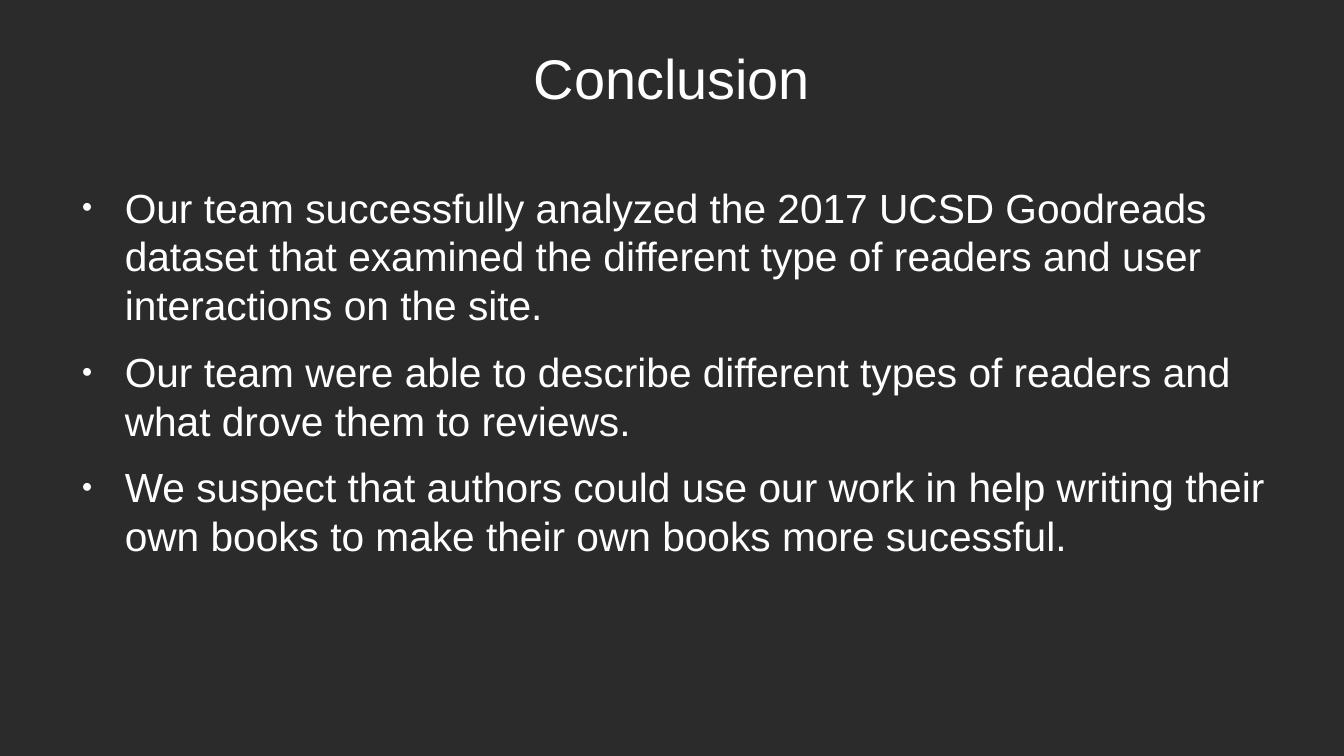
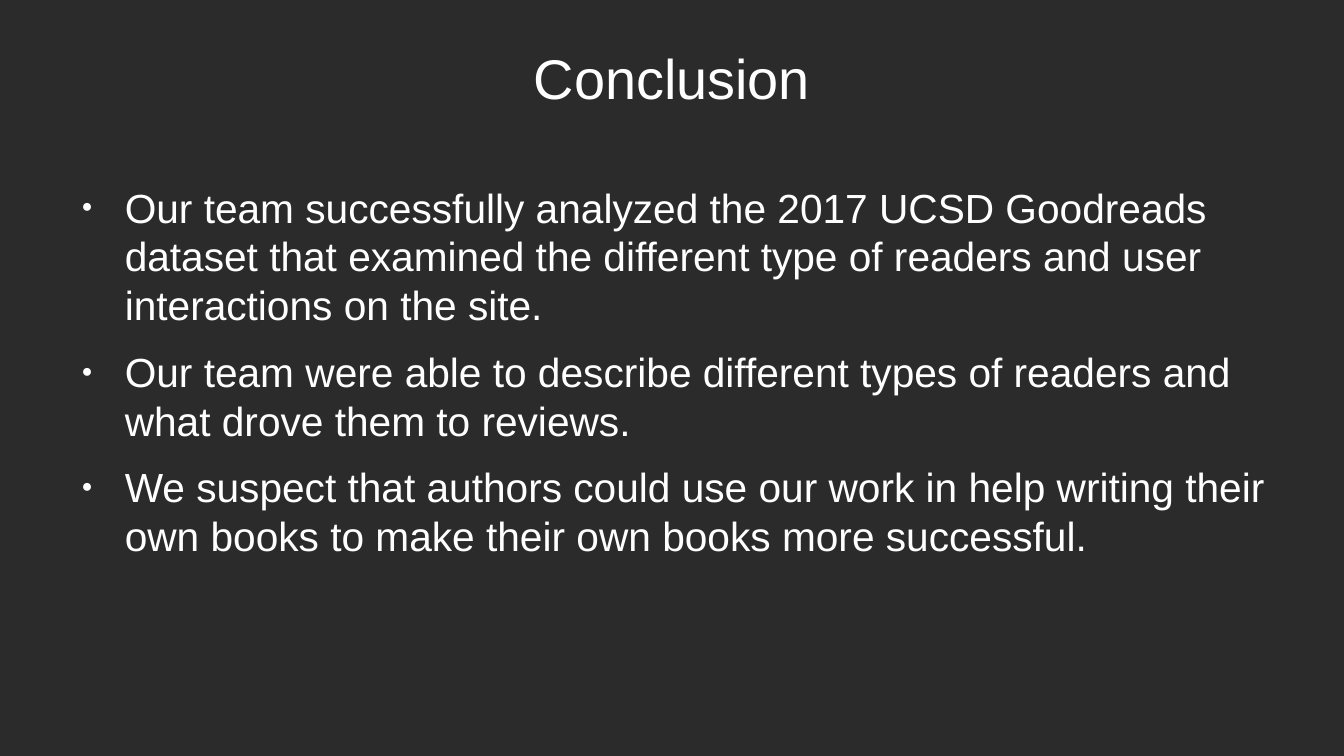
Before and after one commit to crystalstorm466/cs4412-project, a slide deck: slide 14 of docs/CS4412_David_Holland_Slides.odp. Drawn at 1344x756 pixels with LibreOffice and Linux fonts; fonts in the diff are those of the drawing; background and template pictures are left out; a plain dark background stands for a picture behind light text. Boxes give left, top, right and bottom in pixels: in the first picture for what was removed or moved away, otherwise in the second. Text is boxed around its words. In the diff, an @@ line names an element or a change of style, - is before the commit and + after.

```diff
--- a/docs/CS4412_David_Holland_Slides.odp
+++ b/docs/CS4412_David_Holland_Slides.odp
@@ text at (125,472,1264,552): text changed @@
-● We suspect that authors could use our work in help writing their own books to make their own books more sucessful.
+● We suspect that authors could use our work in help writing their own books to make their own books more successful.
```
Also in this commit, not shown: 5 other slides changed, 1 other file.
